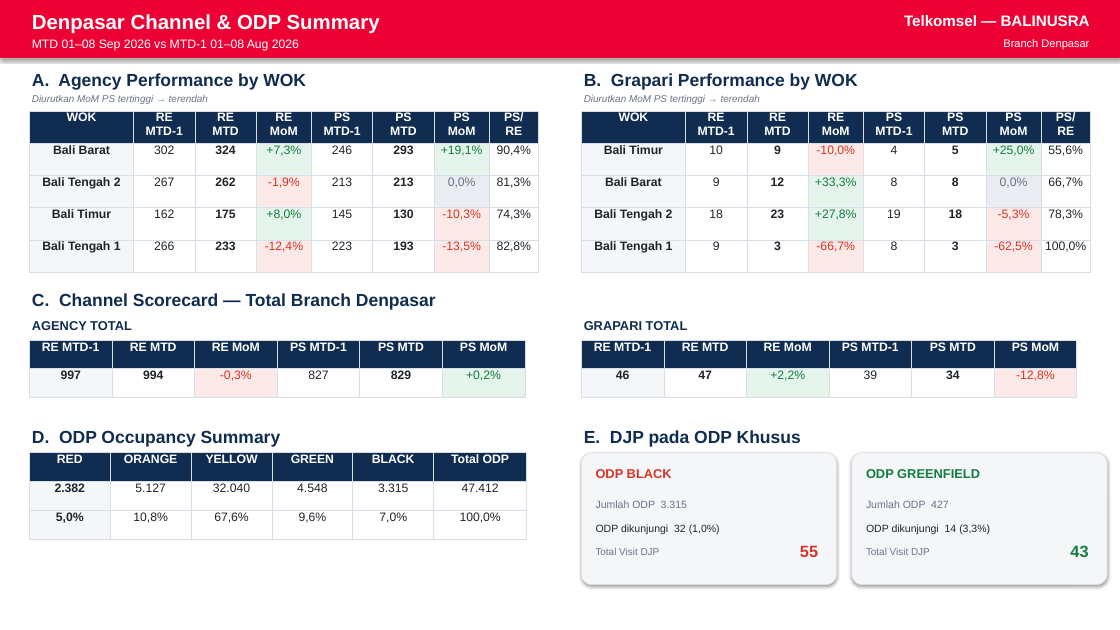
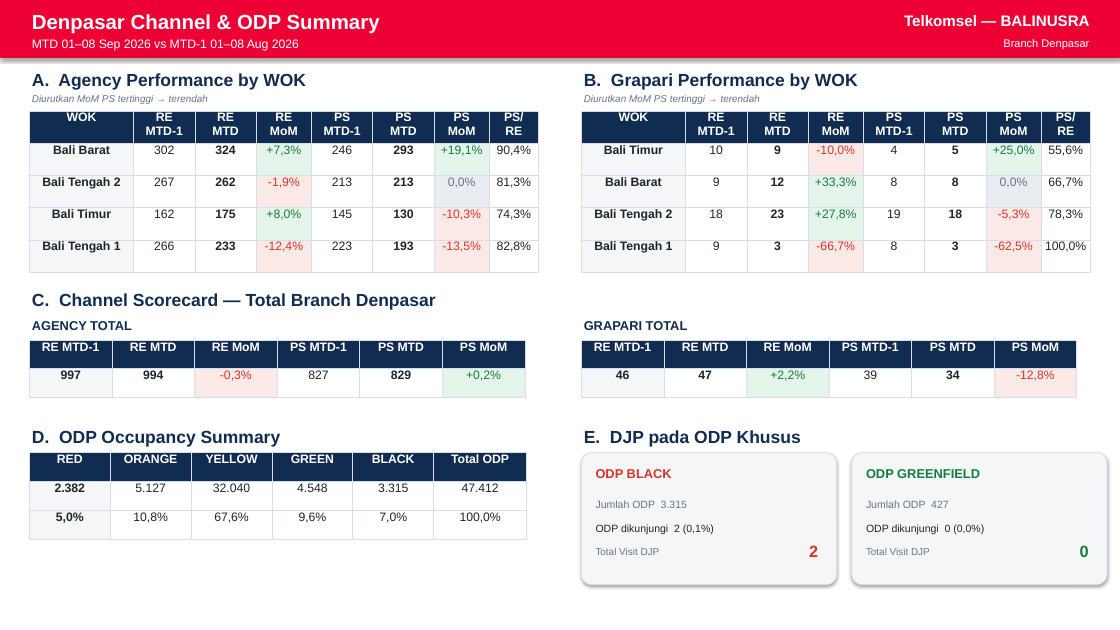
Before and after one commit to linktreehhbalnus-eng/wow_balnus, a slide deck: slide 4 of reports/BRANCH_DENPASAR_PERFORMANCE_SUMMARY_20260908_INARA.pptx. Drawn at 1120x630 pixels with LibreOffice and Linux fonts; fonts in the diff are those of the drawing. Boxes give left, top, right and bottom in pixels: in the first picture for what was removed or moved away, otherwise in the second. Text is boxed around its words. In the diff, an @@ line names an element or a change of style, - is before the commit and + after.

```diff
--- a/reports/BRANCH_DENPASAR_PERFORMANCE_SUMMARY_20260908_INARA.pptx
+++ b/reports/BRANCH_DENPASAR_PERFORMANCE_SUMMARY_20260908_INARA.pptx
@@ text at [596,524,714,534]: text changed @@
-ODP dikunjungi 32 (1,0%)
+ODP dikunjungi 2 (0,1%)
@@ text at [866,524,984,534]: text changed @@
-ODP dikunjungi 14 (3,3%)
+ODP dikunjungi 0 (0,0%)
@@ text at [809,545,818,557]: text changed @@
-55
+2
@@ text at [1080,545,1089,557]: text changed @@
-43
+0
```
Also in this commit, not shown: 1 other slide changed, 12 other files.
